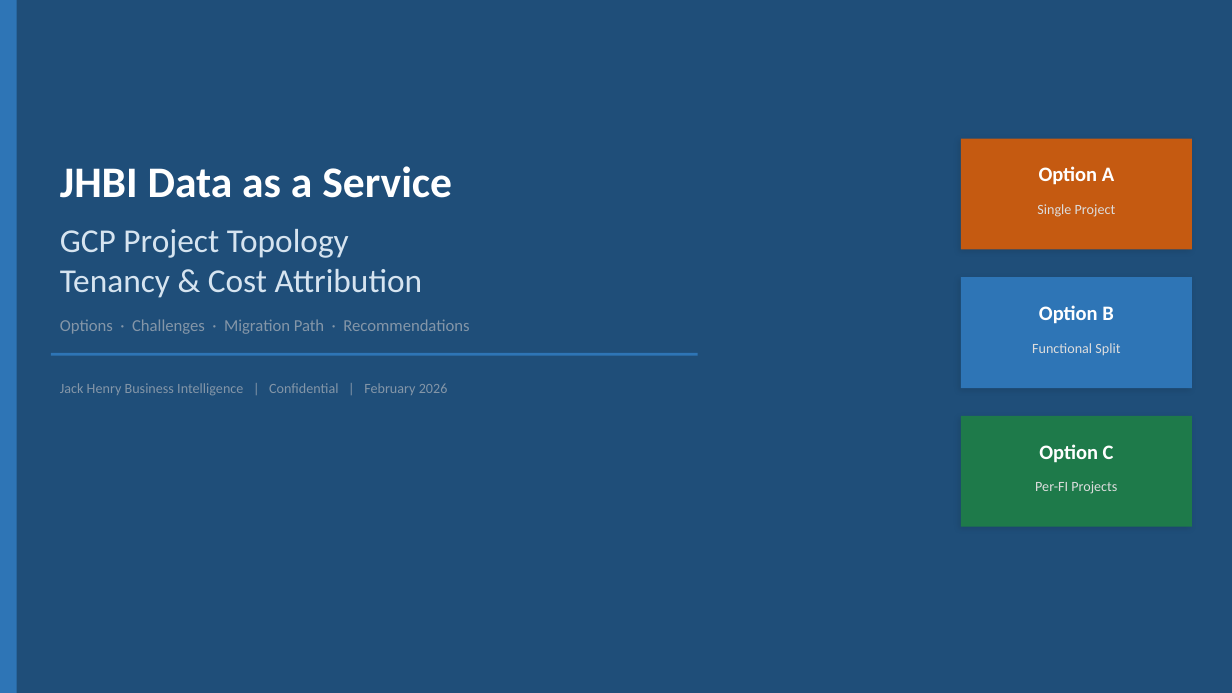
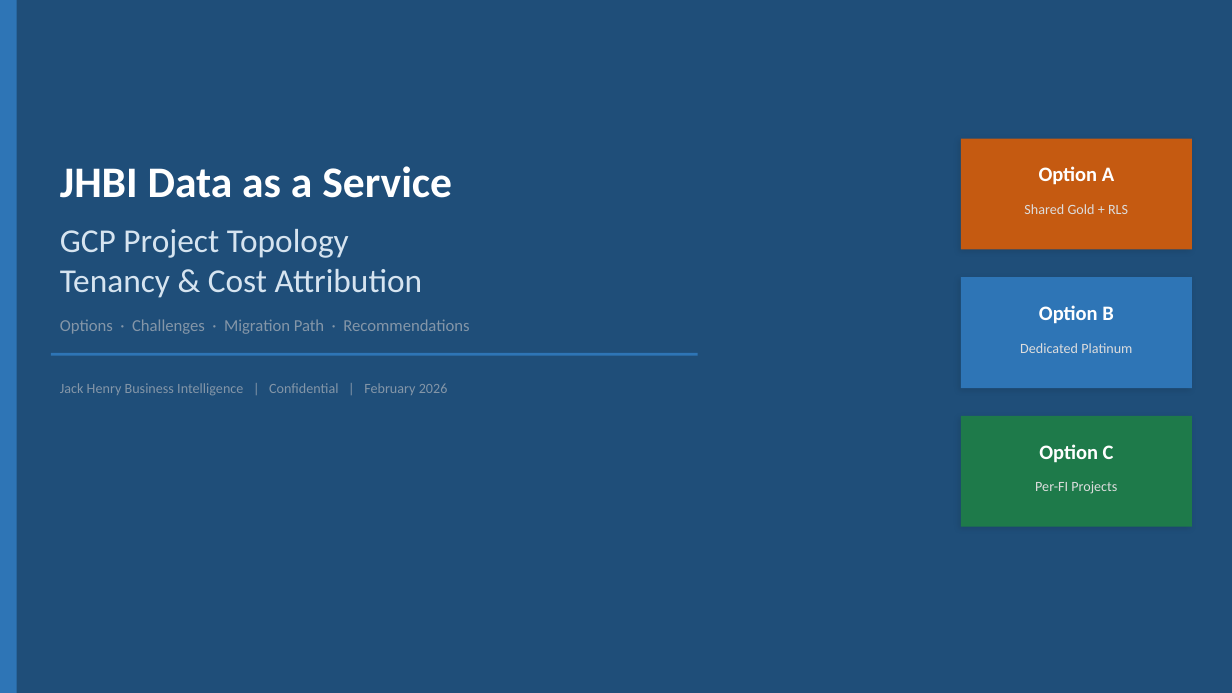
Before and after one commit to MonkeyWrenchGang/animated-octo-engine, a slide deck: slide 1 of JHBI_GCP_Tenancy.pptx. Drawn at 1232x693 pixels with LibreOffice and Linux fonts; fonts in the diff are those of the drawing. Boxes give left, top, right and bottom in pixels: in the first picture for what was removed or moved away, otherwise in the second. Text is boxed around its words. In the diff, an @@ line names an element or a change of style, - is before the commit and + after.

```diff
--- a/JHBI_GCP_Tenancy.pptx
+++ b/JHBI_GCP_Tenancy.pptx
@@ rectangle at bbox=[961, 139, 1192, 250]: proportions changed @@
@@ text at bbox=[1024, 204, 1128, 214]: text changed @@
-Single Project
+Shared Gold + RLS
@@ rectangle at bbox=[961, 277, 1192, 388]: proportions changed @@
@@ text at bbox=[1020, 343, 1132, 353]: text changed @@
-Functional Split
+Dedicated Platinum
```
Also in this commit, not shown: 7 other slides changed, 2 slides added, 1 slide removed, 2 other files.
